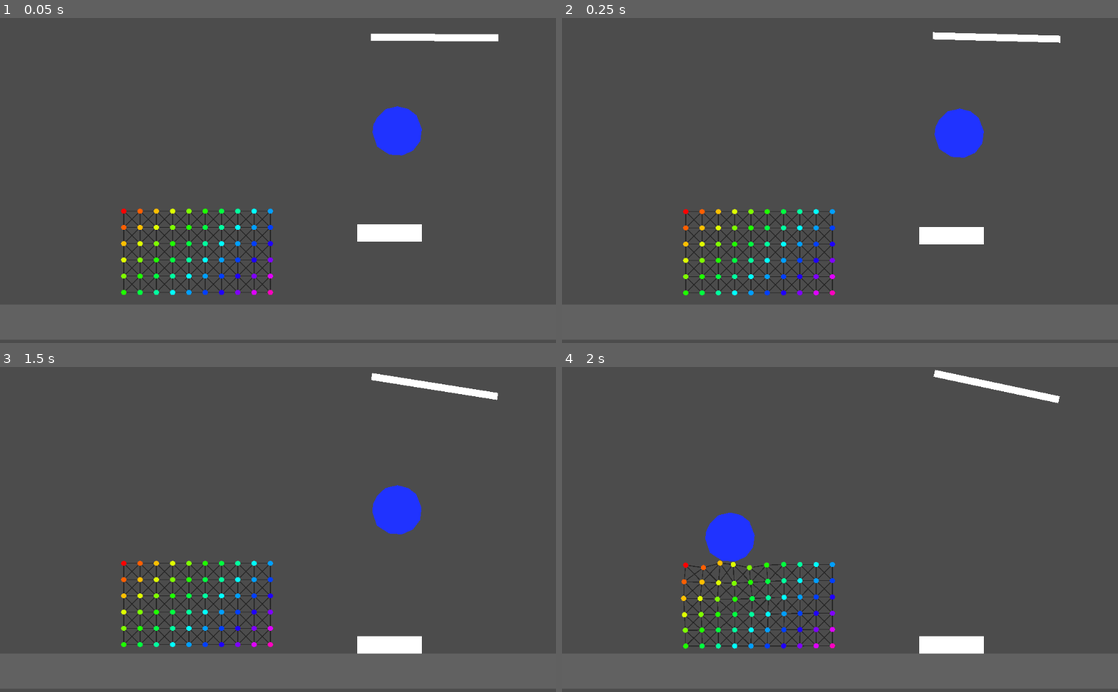
Above: before the commit, frames 1-4 (two rows, left to right).
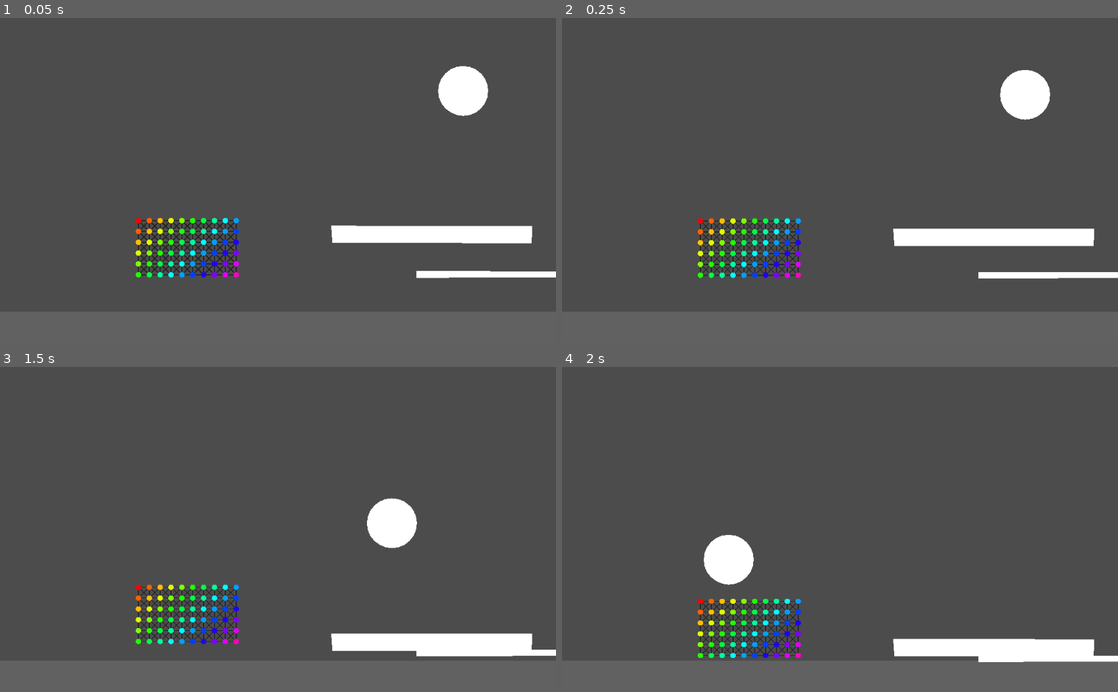
Above: after the commit, the same moments.

Repository: bustedwallstudios/Softbody
Game: Godot game, scene res://2dWorld.tscn
Same seed, same stepped clock (60 frames per second), same inputs: the game is played once before the commit and once after it.
Inputs (mouse positions are in pixels of both pictures, inside the frame that each line leads up to):
- Up to frame 1 (0.05 s): no input
- Up to frame 2 (0.25 s): no input
- Up to frame 3 (1.5 s): tap Enter (ui_accept) at 0.5, 0.77 s; move the mouse to (394, 490) at 0.52 s; hold Right (ui_right) 0.53-1.28 s; move the mouse to (166, 545) at 1.27 s; hold Left (ui_left) from 1.28 s (still down)
- Up to frame 4 (2 s): keep holding Left (ui_left); tap Enter (ui_accept) at 1.52 s

The runs differ from the first frame. In frame 1, 7.5% of the frame differs, in the area x 21-100%, y 4-86%; in frame 2, 7.4%; in frame 3, 6.7%; in frame 4, 6.9%.

Commit message:
IT WORKS OMFG WE CHANGED A TON OF STUFF BUT WHAT FINALLY DID IT IS THAT WE CHANGED _PROCESS TO _PHYSICS_PROCESS IN ALL THE PHSYCIS THINGS :D

Diff:
--- a/2dWorld.tscn
+++ b/2dWorld.tscn
@@ -1,32 +1,31 @@
-[gd_scene load_steps=8 format=2]
+[gd_scene load_steps=7 format=2]
 
 [ext_resource path="res://Objects/SquishyBody.tscn" type="PackedScene" id=1]
-[ext_resource path="res://MiscScripts/Rotate.gd" type="Script" id=2]
 [ext_resource path="res://MiscScripts/Draggable.gd" type="Script" id=3]
 
 [sub_resource type="RectangleShape2D" id=3]
 extents = Vector2( 119, 13 )
 
 [sub_resource type="RectangleShape2D" id=4]
-extents = Vector2( 119, 13 )
+extents = Vector2( 602.698, 8.5111 )
 
 [sub_resource type="RectangleShape2D" id=1]
-extents = Vector2( 119, 31.25 )
+extents = Vector2( 364.818, 31.25 )
 
 [sub_resource type="CircleShape2D" id=2]
 radius = 91.7878
 
 [node name="Node2D" type="Node2D"]
 
-[node name="World" type="Node2D" parent="."]
-
-[node name="Camera2D" type="Camera2D" parent="World"]
+[node name="Camera" type="Camera2D" parent="."]
 position = Vector2( 0, -142 )
 current = true
 zoom = Vector2( 2, 2 )
 
+[node name="World" type="Node2D" parent="."]
+
 [node name="Ground" type="StaticBody2D" parent="World"]
-position = Vector2( -53, 380 )
+position = Vector2( -35, 406 )
 scale = Vector2( 19, 5 )
 __meta__ = {
 "_edit_group_": true
@@ -41,45 +40,47 @@
 color = Color( 0.384314, 0.384314, 0.384314, 1 )
 polygon = PoolVector2Array( -5.95, -0.225, 5.95, -0.225, 5.95, 1.075, -5.95, 1.075 )
 
-[node name="RotatingBeam" type="StaticBody2D" parent="World"]
-position = Vector2( 577, -670 )
-scale = Vector2( 1.972, 1 )
-script = ExtResource( 2 )
+[node name="RotatingBeam" type="RigidBody2D" parent="World"]
+position = Vector2( 1055, 207 )
+mass = 65535.0
 __meta__ = {
 "_edit_group_": true
 }
 
 [node name="GroundCollision" type="CollisionShape2D" parent="World/RotatingBeam"]
+position = Vector2( 56.2972, -4.48892 )
 shape = SubResource( 4 )
 
 [node name="GroundShape" type="Polygon2D" parent="World/RotatingBeam"]
 position = Vector2( 0, -8.5 )
 scale = Vector2( 20, 20 )
-polygon = PoolVector2Array( -5.95, -0.225, 5.95, -0.225, 5.95, 1.075, -5.95, 1.075 )
+polygon = PoolVector2Array( -27.2157, -0.289926, 32.9624, -0.241419, 32.9287, 0.677203, -27.2257, 0.947976 )
 
 [node name="Beam" type="RigidBody2D" parent="World"]
-position = Vector2( 412, 33 )
-mass = 63.3
+position = Vector2( 534, 37 )
+mass = 20.0
 gravity_scale = 3.72
 can_sleep = false
+linear_damp = 0.0
+angular_damp = 0.0
 __meta__ = {
 "_edit_group_": true
 }
 
 [node name="GroundCollision" type="CollisionShape2D" parent="World/Beam"]
-position = Vector2( 0, 18.75 )
+position = Vector2( 31.4748, 18.75 )
 shape = SubResource( 1 )
 
 [node name="GroundShape" type="Polygon2D" parent="World/Beam"]
 position = Vector2( 0, -8.5 )
 scale = Vector2( 20, 20 )
-polygon = PoolVector2Array( -5.95, -0.225, 5.95, -0.225, 5.95, 2.925, -5.95, 2.925 )
+polygon = PoolVector2Array( -16.9075, -0.197987, 20.0952, -0.13546, 20.0282, 3.01541, -16.674, 2.99974 )
 
 [node name="Ball" type="RigidBody2D" parent="World"]
-position = Vector2( 439, -325 )
+position = Vector2( 682, -473 )
 input_pickable = true
 mass = 20.0
-gravity_scale = 3.0
+gravity_scale = 5.0
 can_sleep = false
 linear_damp = 0.0
 angular_damp = 0.0
@@ -94,13 +95,9 @@
 [node name="GroundShape" type="Polygon2D" parent="World/Ball"]
 position = Vector2( 0, -8.5 )
 scale = Vector2( 20, 20 )
-color = Color( 0.129412, 0.203922, 1, 1 )
-polygon = PoolVector2Array( -4.55287, 0.735487, -4.36637, -0.757068, -3.6985, -2.0672, -2.1545, -3.60621, 0.0925417, -4.13613, 2.08813, -3.61879, 3.56939, -2.47059, 4.54565, 0.065037, 4.2623, 2.27913, 2.95229, 4.03665, 0.91142, 4.94073, -1.43667, 4.77799, -3.66834, 3.33503 )
+polygon = PoolVector2Array( -4.45, 1.625, -4.6, 0.425001, -4.45, -0.775, -4, -1.875, -3.25, -2.825, -2.3, -3.575, -1.2, -4.025, -0.0499992, -4.175, 1.2, -4.025, 2.3, -3.575, 3.25, -2.825, 3.56939, -2.47059, 4, -1.875, 4.45, -0.775, 4.6, 0.375, 4.45, 1.625, 4, 2.725, 3.25, 3.675, 2.3, 4.425, 1.2, 4.875, 0, 5.025, -1.15, 4.875, -2.3, 4.375, -3.25, 3.675, -4, 2.725 )
 
 [node name="SquishyBody" parent="." instance=ExtResource( 1 )]
-position = Vector2( -568, -29 )
-pxBetweenPoints = 60
-stiffness = 1.0
-dampingFactor = 1.0
+position = Vector2( -514, 6 )
 
 [connection signal="input_event" from="World/Ball" to="World/Ball" method="inputEvent"]
--- a/MiscScripts/Draggable.gd
+++ b/MiscScripts/Draggable.gd
@@ -5,3 +5,9 @@
 		state.transform = Transform2D(self.rotation_degrees, get_global_mouse_position())
 		self.linear_velocity  = Vector2()
 		self.angular_velocity = 0
+
+	if Input.is_action_just_pressed("ui_left"): # If the player should go back to the start
+		self.linear_velocity += Vector2(-100, 0)
+
+	if Input.is_action_just_pressed("ui_right"): # If the player should go back to the start
+		self.linear_velocity += Vector2(100, 0)
--- a/Objects/PhysicsPoint.gd
+++ b/Objects/PhysicsPoint.gd
@@ -1,7 +1,33 @@
 extends RigidBody2D
 
 # Set by the spring every frame
-var springForce:Vector2
+var totalSpringForce:Vector2
+
+# This is used by the spring to determine if the point has moved since last frame.
+# If it hasn't moved, no gravity will be applied, because it must be at rest.
+var posLastFrame:Vector2
+
+func _ready():
+	# We don't want it to be the same on the first frame,
+	# so we just make it a little bit different
+	posLastFrame = position + Vector2(10, 10)
+
+func _physics_process(delta):
+	self.linear_velocity += (totalSpringForce)/mass
+
+	totalSpringForce = Vector2(0, 1)
 
 func integrateForceFromOneSpring(F:Vector2):
-	self.linear_velocity += (F)/mass
+	# Add the force to our velocity, but less force if the point is more massive
+	linear_velocity += (F)/mass
+
+	# If the point's linear_velocity is high, but it hasn't moved since last frame,
+	# the linear_velocity is obviously wrong. Here, we set it to correctly reflect
+	# the actual speed of the point.
+	#if linear_velocity.length() > 400 and posLastFrame == position:
+	#	linear_velocity = Vector2(0, 0)
+
+	#print(linear_velocity)
+	# Update this at the end of the function, so that next time we run through
+	# it will be the place we were at LAST frame
+	posLastFrame = position
--- a/Objects/PhysicsPoint.tscn
+++ b/Objects/PhysicsPoint.tscn
@@ -3,11 +3,12 @@
 [ext_resource path="res://Objects/PhysicsPoint.gd" type="Script" id=1]
 
 [sub_resource type="CircleShape2D" id=1]
-radius = 10.198
 
 [node name="PhysicsPoint" type="RigidBody2D"]
-gravity_scale = 5.0
-continuous_cd = 2
+gravity_scale = 0.0
+continuous_cd = 1
+contacts_reported = 1
+contact_monitor = true
 can_sleep = false
 linear_damp = 0.0
 angular_damp = 0.0
@@ -19,4 +20,4 @@
 [node name="Marker" type="Polygon2D" parent="."]
 texture_offset = Vector2( 11, 11 )
 texture_scale = Vector2( 3, 3 )
-polygon = PoolVector2Array( -10, 0, -7, -7, 0, -10, 7, -7, 10, 0, 7, 7, 0, 10, -7, 7 )
+polygon = PoolVector2Array( -5.00068, 8.67582, -7.0778, 7.08483, -8.65774, 5.00771, -9.67421, 2.62122, -10, 0, -9.67421, -2.61579, -8.66879, -4.96913, -7.06675, -7.11254, -5.02277, -8.67039, -2.59209, -9.67581, 0, -10, 2.56757, -9.65371, 4.98721, -8.65934, 7.05328, -7.09045, 8.67742, -5.01332, 9.67179, -2.61579, 10, 0, 9.66074, 2.58807, 8.66637, 4.99666, 7.08643, 7.08483, 5.02035, 8.67582, 2.60072, 9.69229, 0, 10, -2.5921, 9.67019 )
--- a/Objects/Spring.gd
+++ b/Objects/Spring.gd
@@ -13,27 +13,30 @@
 export (NodePath) var PointB
 
 # stiffness and dampingFactor are both set by the squishyBody itself.
-var stiffness
-var dampingFactor # We multiply the velocity by this each frame, to prevent it from flying off to infinity
+var stiffness:float
+var dampingFactor:float # We multiply the velocity by this each frame, to prevent it from flying off to infinity
+
+var gravityVector:Vector2 = Vector2(0, 0)
 
 var springName = "unknown" # We'll set this to something later on to identify which spring it is
 
 # This is determined during the creation by the body, it's just how long the
 # spring would be if there were no external forces acting upon it
-var restLength
+var restLength:float
+
+# If this is true, we won't show the line
+var hideLine:bool
 
 # How much force will be applied to the points, based on the stiffness, distance apart, etc
-var hookesForceProduced
+var hookesForceProduced:float
 
 func convertStupidNodePaths():
 	# Change the |path to the node| to the node itself
 	PointA = get_node(PointA)
 	PointB = get_node(PointB)
 
-	#print("Node paths converted to point nodes.")
-
 # warning-ignore:unused_argument
-func _process(delta):
+func _physics_process(delta):
 	if doneSetup:
 		if not hasConvertedStupidNodePaths: # check line 3
 			convertStupidNodePaths()
@@ -45,19 +48,28 @@
 		var totalForce:float = springForce + dampingForce
 
 		# Get the force vectors to apply to each point
+		# They are just opposites, so we can calculate it once and then set the
+		# force on the other point to the inverse of the force on the first one.
 		var forceOnPointA = aimForceToOtherPoint(totalForce, PointA.position, PointB.position)
-		var forceOnPointB = aimForceToOtherPoint(totalForce, PointB.position, PointA.position)
+		var forceOnPointB = -forceOnPointA
+
+		# Apply gravity to the points
+		forceOnPointA += gravityVector
+		forceOnPointB += gravityVector
 
 		# Set the spring force applied to each point to the force we calculated
-		PointA.integrateForceFromOneSpring(forceOnPointA)
-		PointB.integrateForceFromOneSpring(forceOnPointB)
+		#PointA.integrateForceFromOneSpring(forceOnPointA)
+		#PointB.integrateForceFromOneSpring(forceOnPointB)
+
+		PointA.totalSpringForce += forceOnPointA
+		PointB.totalSpringForce += forceOnPointB
 
 		updateLine()
 
 # Takes the amount of force as an argument and aims it towards
 # the points, from each other. This results in the points receiving
 # the correct force, *in the correct direction*.
-func aimForceToOtherPoint(force:float, thisPointPos:Vector2, otherPointPos:Vector2):
+func aimForceToOtherPoint(force:float, thisPointPos:Vector2, otherPointPos:Vector2) -> Vector2:
 	# The vector pointing from this point to the other point
 	var fromThisToOther = (thisPointPos - otherPointPos).normalized()
 
@@ -68,8 +80,8 @@
 	var fixedForce:Vector2 = fixVector(forceToApply)
 
 	# Limit the force so it at least waits a few seconds before exploding
-	if fixedForce.length() > 10:
-		fixedForce = fixedForce.normalized() * 10
+#	if fixedForce.length() > 1:
+#		fixedForce = fixedForce.normalized() * 1
 
 	return fixedForce
 
@@ -115,8 +127,23 @@
 
 	return -(dotProduct * dampingFactor)
 
-# Update the line graphic for each frame, to point from point A to B
+# This will prevent the points this spring is connected to from getting too close to each other or too far.
+#func clampDistance():
+#	# For convience, so I don't have to keep grabbing these
+#	var posA:Vector2 = PointA.position
+#	var posB:Vector2 = PointB.position
+#
+#	var distApart:float = (posA - posB).length()
+#
+#	if distApart > self.restLength * 2:
+#		Point
+
+# Update the line graphic for each frame, to go from point A to B
 func updateLine():
-	$Line2D.clear_points()
-	$Line2D.add_point(PointA.position)
-	$Line2D.add_point(PointB.position)
+	if hideLine:
+		$Line2D.clear_points()
+		$Line2D.hide()
+	else:
+		$Line2D.clear_points()
+		$Line2D.add_point(PointA.position)
+		$Line2D.add_point(PointB.position)
--- a/Objects/SquishyBody.gd
+++ b/Objects/SquishyBody.gd
@@ -18,9 +18,11 @@
 
 # These will be applied to each spring as they are created
 export (float) var stiffness     = 4
-export (float) var dampingFactor = 4
+export (float) var dampingFactor = 5
 
 export (float) var mass = 1
+
+export (bool) var hideLines = false
 
 # Stores all the points in a 2d array
 var bodyPoints = []
@@ -97,7 +99,6 @@
 					createSpring(x, y, x+1, y+1, "dd", diagPxBetweenPoints)
 
 func createSpring(x:int, y:int, targetX:int, targetY:int, springName:String, length:float):
-
 	# Create a new spring and add it as a child
 	var spring = PhysicsSpring.instance()
 	add_child(spring)
@@ -113,5 +114,7 @@
 
 	spring.springName = springName + "("+str(x)+","+str(y)+")" # Will look like "dd(3,6)".
 
+	spring.hideLine = hideLines
+
 	# We're done setting it up, so it can now start processing its physics and whatnot
 	spring.doneSetup = true
--- a/Tests/Node2D.tscn
+++ b/Tests/Node2D.tscn
@@ -1,16 +1,11 @@
 [gd_scene load_steps=3 format=2]
 
-[ext_resource path="res://Objects/Spring.tscn" type="PackedScene" id=1]
+[ext_resource path="res://Tests/test.gd" type="Script" id=1]
 [ext_resource path="res://Objects/PhysicsPoint.tscn" type="PackedScene" id=2]
 
 [node name="Node2D" type="Node2D"]
 
 [node name="RigidBody2D" parent="." instance=ExtResource( 2 )]
-position = Vector2( 959, 462 )
-
-[node name="RigidBody2D2" parent="." instance=ExtResource( 2 )]
-position = Vector2( 241, 208 )
-
-[node name="Spring" parent="." instance=ExtResource( 1 )]
-PointA = NodePath("../RigidBody2D")
-PointB = NodePath("../RigidBody2D2")
+position = Vector2( -1, 145 )
+linear_velocity = Vector2( 192, 0 )
+script = ExtResource( 1 )
--- /dev/null
+++ b/Tests/test.gd
@@ -0,0 +1,10 @@
+extends RigidBody2D
+
+var prevPos = Vector2()
+var pos = Vector2()
+
+func _process(delta):
+	pos = self.position
+	print(delta)
+	print(pos - prevPos)
+	prevPos = self.position
--- a/project.godot
+++ b/project.godot
@@ -14,9 +14,17 @@
 run/main_scene="res://2dWorld.tscn"
 config/icon="res://icon.png"
 
+[debug]
+
+settings/fps/force_fps=60
+
 [physics]
 
 common/enable_pause_aware_picking=true
+2d/default_linear_damp=0.0
+2d/default_angular_damp=0.0
+3d/default_linear_damp=0.0
+3d/default_angular_damp=0.0
 
 [rendering]
 
Not shown, added: readme.md
